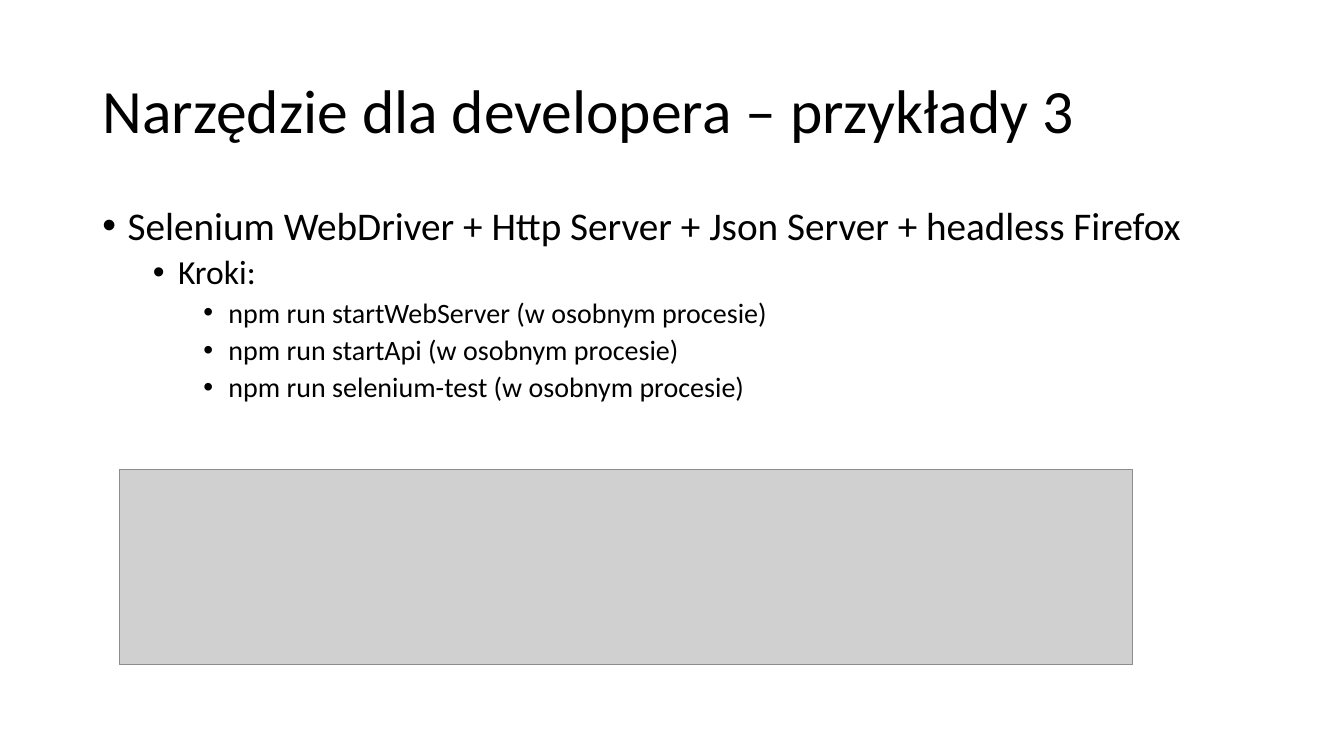
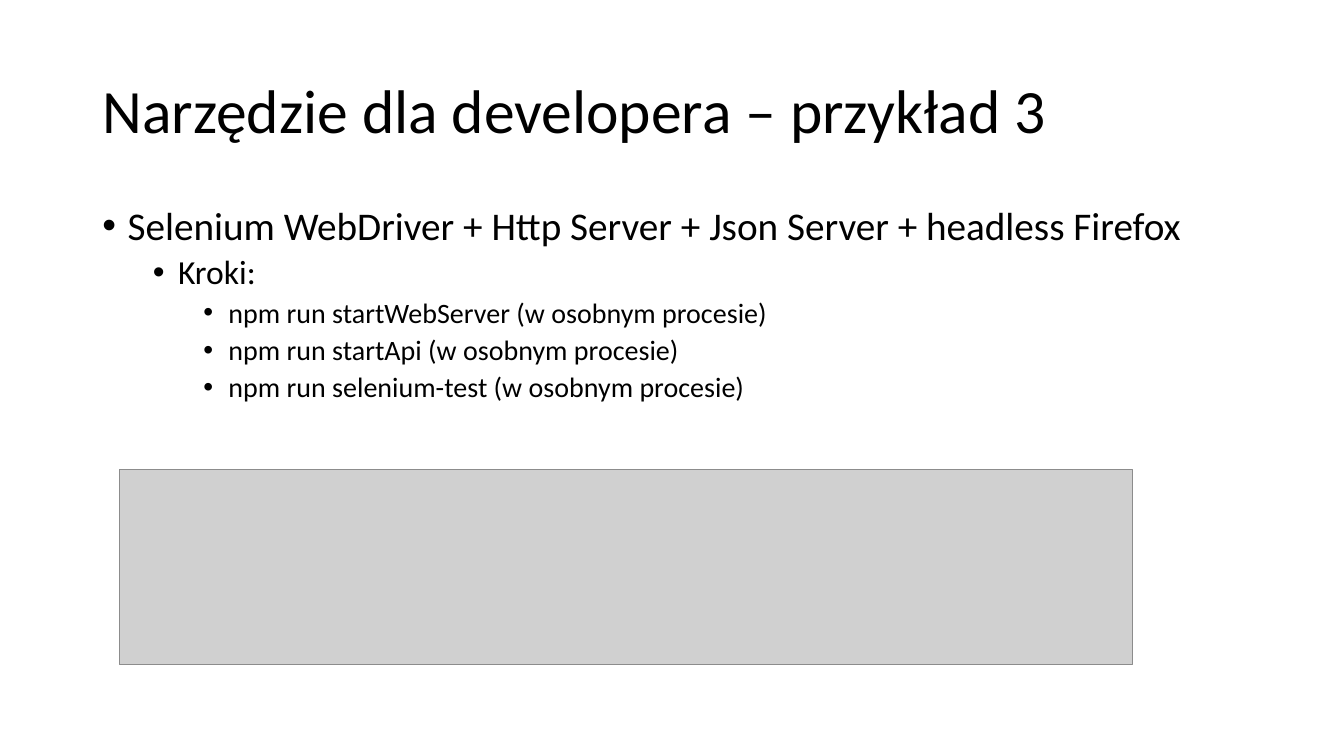
Before and after one commit to plitwinski/automated-tests-presentation, a slide deck: slide 11 of presentation/polish/Automatycznie testowalne aplikacje w srodowisku rozproszonym.pptx. Drawn at 1344x756 pixels with LibreOffice and Linux fonts; fonts in the diff are those of the drawing; grey boxes stand for pictures. Boxes give left, top, right and bottom in pixels: in the first picture for what was removed or moved away, otherwise in the second. Text is boxed around its words. In the diff, an @@ line names an element or a change of style, - is before the commit and + after.

Commit message:
Fix typos

```diff
--- a/presentation/polish/Automatycznie testowalne aplikacje w srodowisku rozproszonym.pptx
+++ b/presentation/polish/Automatycznie testowalne aplikacje w srodowisku rozproszonym.pptx
@@ title at (102,90,1046,143): text changed @@
-Narzędzie dla developera – przykłady 3
+Narzędzie dla developera – przykład 3
```
Also in this commit, not shown: 2 other slides changed.
